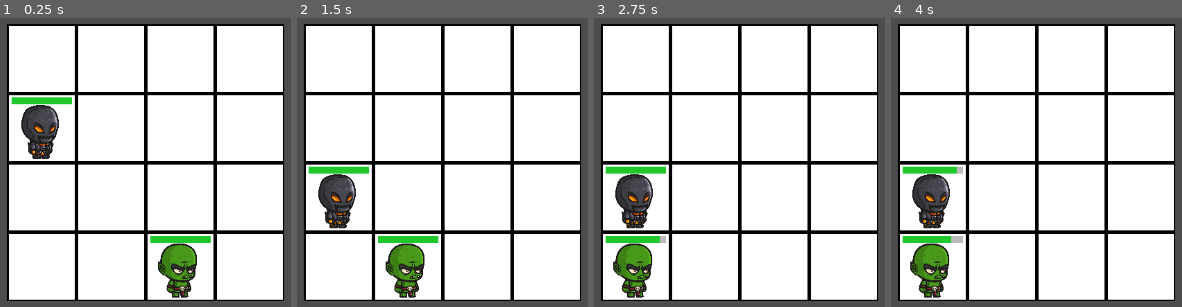
Above: before the commit, frames 1-4 (left to right).
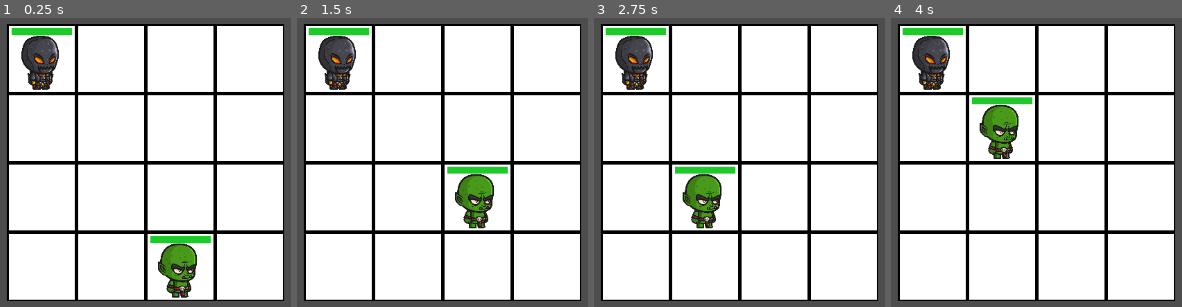
Above: after the commit, the same moments.

Repository: PM-Micael/Project-Dungeon-Life
Game: Godot game, scene res://game.tscn
The game is run twice, just before and just after one commit, with the same random seed, the same clock (stepped at 60 frames per second) and the same inputs.
Inputs:
- Up to frame 1 (0.25 s): no input
- Up to frame 2 (1.5 s): tap Enter at 0.5 s
- Up to frame 3 (2.75 s): tap Space at 2 s
- Up to frame 4 (4 s): tap Enter at 2.75 s; tap Space at 3.5 s

The runs differ from the first frame. In frame 1, 4.9% of the frame differs, in the area x 3-25%, y 3-49%; in frame 2, 9.8%, in the area x 3-73%, y 3-97%; in frame 3, 9.8%; in frame 4, 9.8%.

Commit message:
Fixed stop range in movment component so it can stop on an uneven angle as well as adapting based on entitys attack components attack range.

Diff:
--- a/Components/Component_Scripts/movment_component.gd
+++ b/Components/Component_Scripts/movment_component.gd
@@ -1,15 +1,27 @@
 extends Node2D
 class_name MovmentComponent
 
+@export var stop_range = 100
+
 @onready var parent_entity: Entity = get_parent().get_parent()
-
 @onready var timer: Timer = $Timer
 
 var is_in_target_range: bool = false
 
-func move_to_target(target) -> bool:
-	var delta = target.global_position - global_position
-	if (abs(delta.y) == 0 && abs(delta.x) == 100) || (abs(delta.x) == 0 && abs(delta.y) == 100): # Attack range
+func move_to_target(target: Entity) -> bool:
+	var delta = target.global_position - parent_entity.global_position
+
+	if parent_entity.attack_component != null:
+		print(str(parent_entity.attack_component.attack_range))
+		stop_range = parent_entity.attack_component.attack_range
+	else:
+		stop_range = 100
+
+	if ((abs(delta.y) <= stop_range and
+	abs(delta.x) <= stop_range) or
+	(abs(delta.x) <= stop_range and
+	abs(delta.y) <= stop_range)
+	):
 		is_in_target_range = true
 	else:
 		if abs(delta.y) > abs(delta.x):
--- a/Scenes/goblin.tscn
+++ b/Scenes/goblin.tscn
@@ -11,6 +11,7 @@
 [node name="Goblin" type="CharacterBody2D" unique_id=237873964]
 scale = Vector2(0.15, 0.15)
 script = ExtResource("1_2gt0r")
+attack_range = 200
 starting_position = Vector2(150, 150)
 
 [node name="Sprite2D" type="Sprite2D" parent="." unique_id=1647490076]
--- a/Scenes/golem.tscn
+++ b/Scenes/golem.tscn
@@ -3,7 +3,6 @@
 [ext_resource type="Script" uid="uid://pc3xyf414sr1" path="res://Scripts/Entities/Golem.gd" id="1_t2gh5"]
 [ext_resource type="PackedScene" uid="uid://b1074i86ytmwl" path="res://Components/Entity_Components/health_component.tscn" id="2_e77c2"]
 [ext_resource type="PackedScene" uid="uid://b7cdc50lodhn5" path="res://Components/Entity_Components/targetable_component.tscn" id="2_lqe5q"]
-[ext_resource type="PackedScene" uid="uid://buwcqf2o5uu2" path="res://Components/Entity_Components/targeting_component.tscn" id="3_ecptb"]
 [ext_resource type="PackedScene" uid="uid://c5iw7v64su0bm" path="res://Components/Entity_Components/movment_component.tscn" id="4_3yf8f"]
 [ext_resource type="PackedScene" uid="uid://bt0k1c3or1h5r" path="res://Components/Entity_Components/attack_component.tscn" id="6_t2gh5"]
 [ext_resource type="Texture2D" uid="uid://cbsnn77s3ygpe" path="res://Assets/0_Golem_Idle_000.png" id="7_km5yh"]
@@ -17,8 +16,6 @@
 
 [node name="TargetableComponent" parent="Components" unique_id=684955616 instance=ExtResource("2_lqe5q")]
 
-[node name="TargetingComponent" parent="Components" unique_id=620451675 instance=ExtResource("3_ecptb")]
-
 [node name="MovmentComponent" parent="Components" unique_id=565826085 instance=ExtResource("4_3yf8f")]
 
 [node name="HealthComponent" parent="Components" unique_id=1983591510 instance=ExtResource("2_e77c2")]
--- a/Scripts/Entities/Entity.gd
+++ b/Scripts/Entities/Entity.gd
@@ -45,7 +45,10 @@
 
 func movment_component_action():
 	if movment_component != null:
-		if movment_component.timer.time_left <= 0.1 && targeting_component.target != null:
+		if (movment_component.timer.time_left <= 0.1 &&
+		(targeting_component != null &&
+		targeting_component.target != null)
+		):
 			if(attack_component != null):
 				attack_component.in_target_attack_range = movment_component.move_to_target(targeting_component.target) # Set attack range
 			else:
@@ -54,6 +57,9 @@
 
 func attack_component_action():
 	if attack_component != null:
-		if attack_component.in_target_attack_range && attack_component.timer.time_left <= 0.1 && targeting_component.target != null:
+		if (attack_component.in_target_attack_range &&
+		attack_component.timer.time_left <= 0.1 &&
+		(targeting_component != null &&
+		targeting_component.target != null)):
 			attack_component.attack_target(targeting_component.target)
 			attack_component.timer.start()
--- a/game.tscn
+++ b/game.tscn
@@ -242,6 +242,7 @@
 
 [node name="Goblin" parent="Board" unique_id=237873964 instance=ExtResource("2_e2o6t")]
 position = Vector2(150, 150)
+attack_range = 100
 
 [node name="Golem" parent="Board" unique_id=82236408 instance=ExtResource("2_feb5d")]
 position = Vector2(-150, -150)
